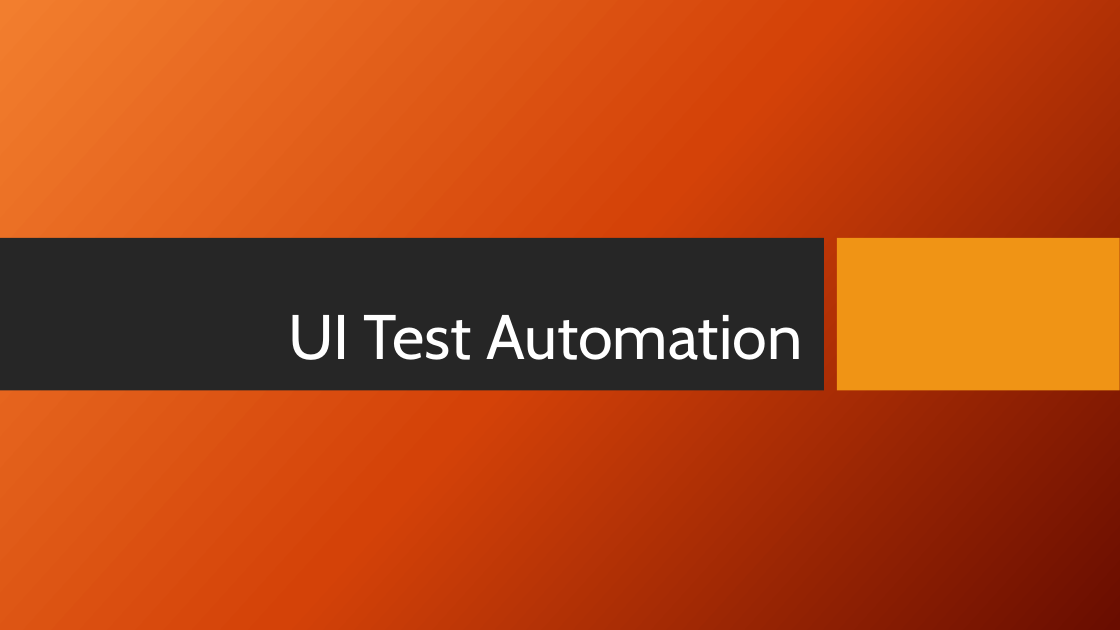
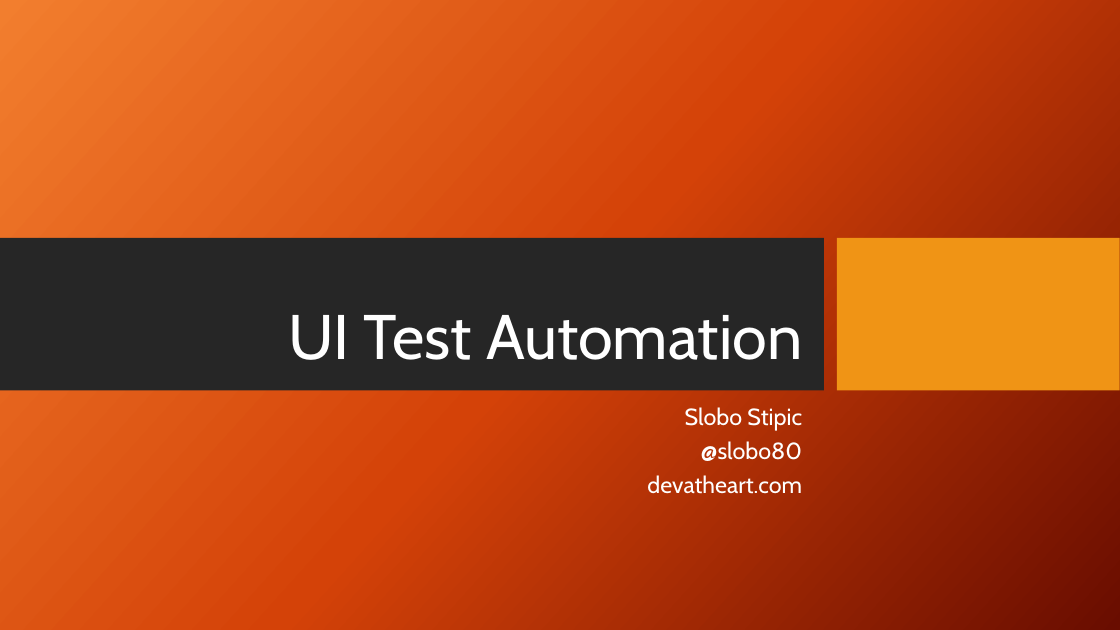
Before and after one commit to slobo80/UI-Test-Automation, a slide deck: slide 1 of UI-Test-Automation.pptx. Drawn at 1120x630 pixels with LibreOffice and Linux fonts; fonts in the diff are those of the drawing; background and template pictures are left out. Boxes give left, top, right and bottom in pixels: in the first picture for what was removed or moved away, otherwise in the second. Text is boxed around its words. In the diff, an @@ line names an element or a change of style, - is before the commit and + after.

```diff
--- a/UI-Test-Automation.pptx
+++ b/UI-Test-Automation.pptx
@@ subtitle added at bbox=[647, 407, 802, 494], 20 pt, text #FFFFFF @@
+Slobo Stipic
+@slobo80
+devatheart.com
```
Also in this commit, not shown: 2 other slides changed, 2 slides added, 1 other file.
